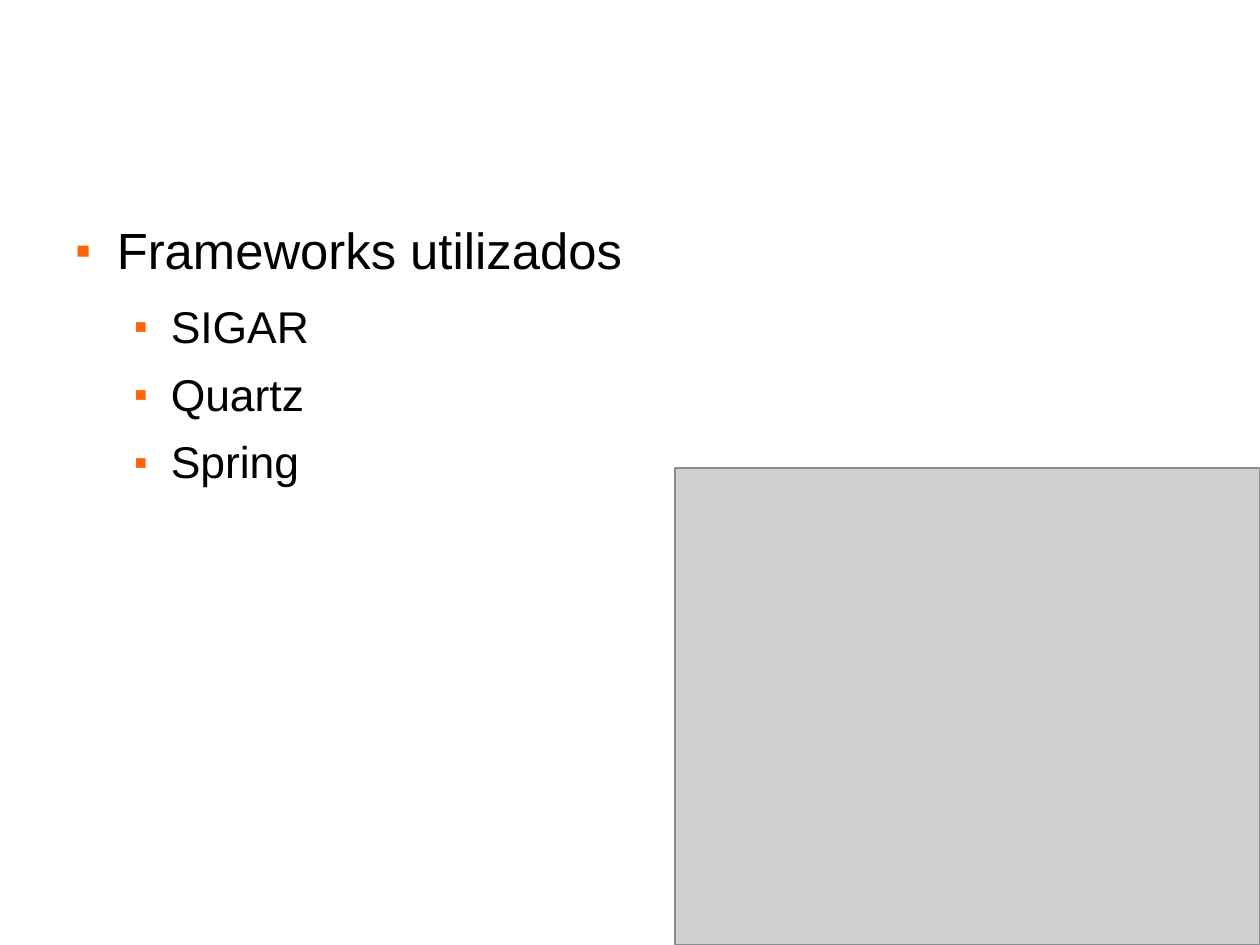
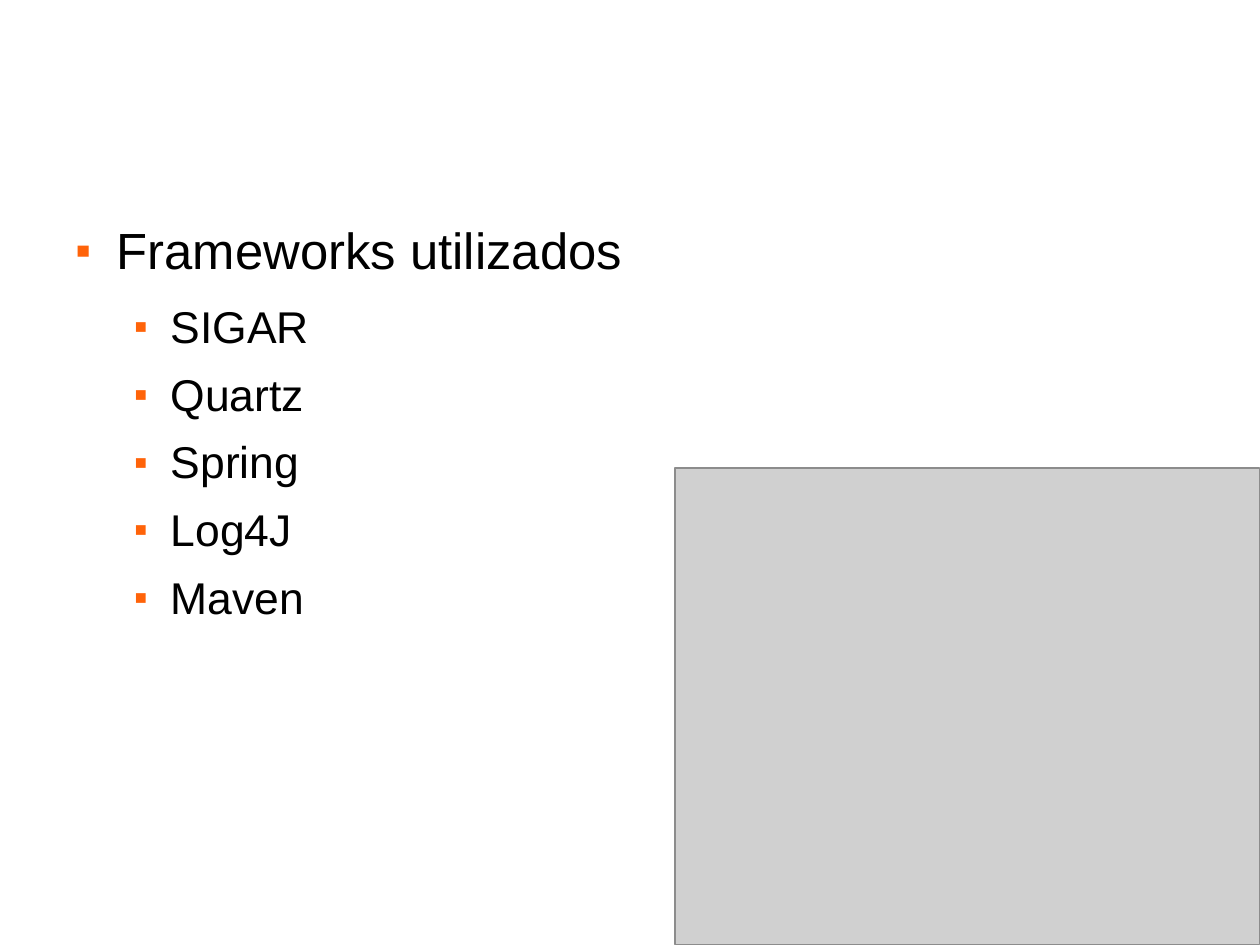
Before and after one commit to processboss/assembla-tcc-pre-projeto, a slide deck: slide 7 of doc/Documentação/Apresentação.ppt. Drawn at 1260x945 pixels with LibreOffice and Linux fonts; fonts in the diff are those of the drawing; grey boxes stand for pictures; background and template pictures are left out. Boxes give left, top, right and bottom in pixels: in the first picture for what was removed or moved away, otherwise in the second. Text is boxed around its words. In the diff, an @@ line names an element or a change of style, - is before the commit and + after.

```diff
--- a/doc/Documentação/Apresentação.ppt
+++ b/doc/Documentação/Apresentação.ppt
@@ text at (x1=171, y1=515, x2=304, y2=615): paragraphs added @@
+  ■ Log4J
+  ■ Maven
```
Also in this commit, not shown: 2 other slides changed, 1 slide added, 29 other files.
